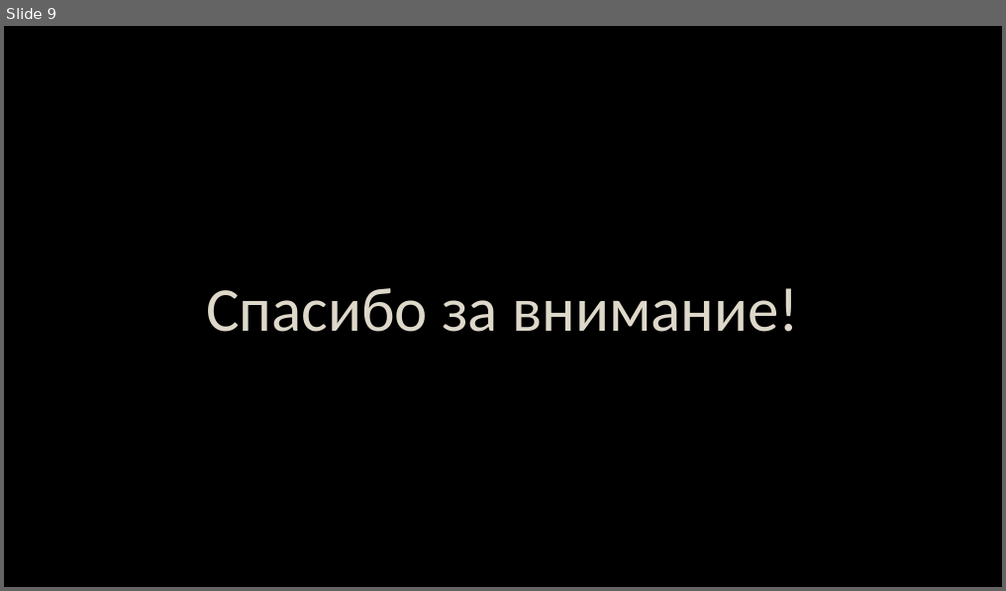
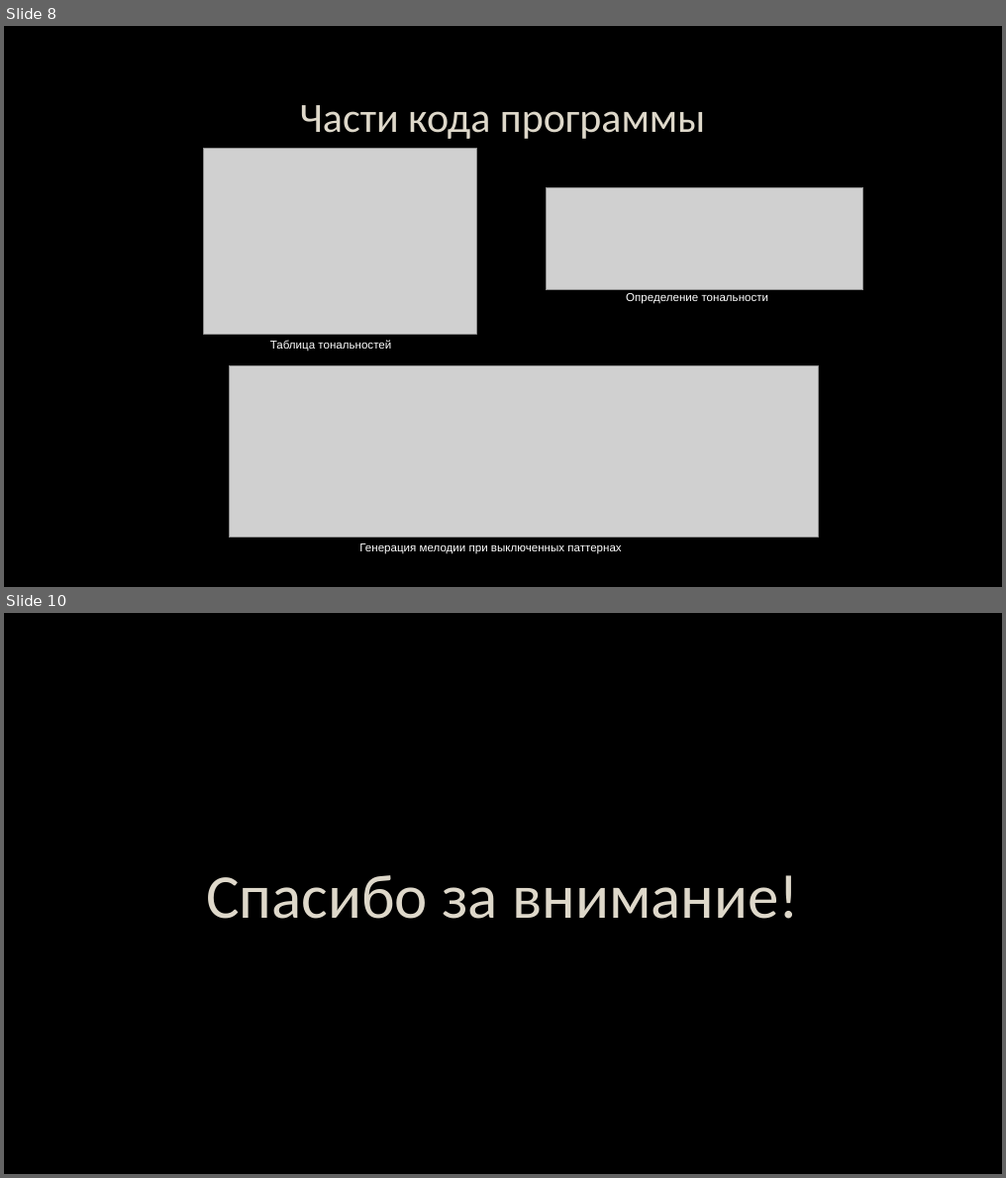
Before and after one commit to EugeniaBee/Melody-generator, a slide deck: Программа_Генерирующая_Музыку_ИП_Фрик_Евгений_2022.pptx. Shown one above the other, each under a label of ours: slide 9 before the commit, slides 8 and 10 after it; the slides between them are not shown. The pictures are 1006x591 and 1006x1178 pixels, drawn with LibreOffice and Linux fonts; fonts in the diff are those of the drawing; grey boxes stand for pictures; background and template pictures are left out. Boxes give left, top, right and bottom in pixels: in the first picture for what was removed or moved away, otherwise in the second. Text is boxed around its words. In the diff, an @@ line names an element or a change of style, - is before the commit and + after.

```diff
--- a/Программа_Генерирующая_Музыку_ИП_Фрик_Евгений_2022.pptx
+++ b/Программа_Генерирующая_Музыку_ИП_Фрик_Евгений_2022.pptx
@@ slide 8 added at (4,26,1002,587), background picture (left out) @@
@@ title added at (300,105,705,139), 40 pt, text #DED8CA @@
+Части кода программы
@@ picture added at (204,148,476,334) @@
@@ picture added at (546,187,863,290) @@
@@ text added at (626,293,769,304), 11 pt, text #FFFFFF @@
+Определение тональности
@@ text added at (270,340,391,352), 11 pt, text #FFFFFF @@
+Таблица тональностей
@@ picture added at (229,366,818,537) @@
@@ text added at (359,544,621,555), 11 pt, text #FFFFFF @@
+Генерация мелодии при выключенных паттернах
@@ what was slide 9 is now slide 10 @@
```
Also in this commit, not shown: 4 slides changed.
